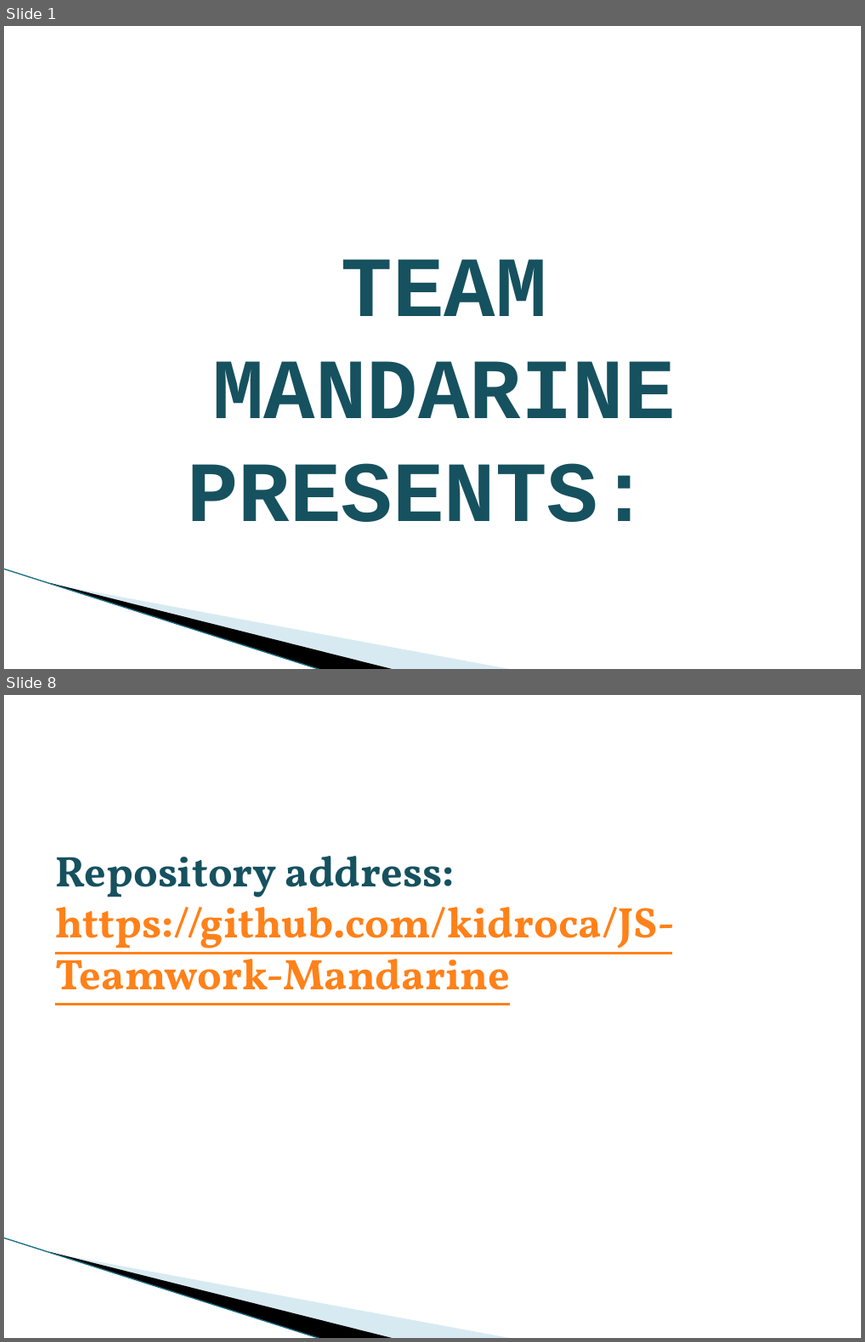
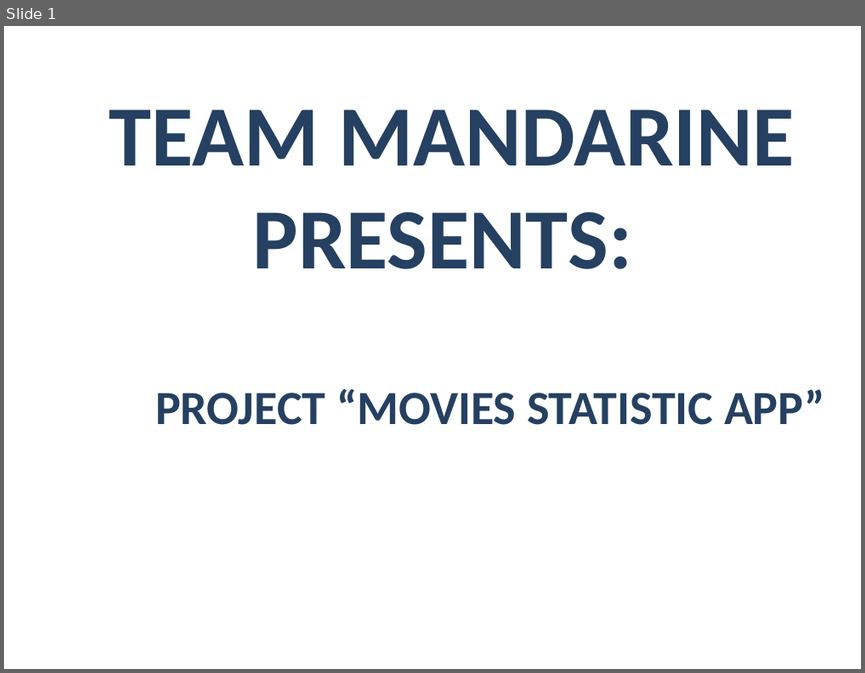
Before and after one commit to Acrelion/JS-Teamwork-Mandarine, a slide deck: Project Documentation/Presentation Mandarine.pptx. Shown one above the other, each under a label of ours: slides 1 and 8 before the commit, slide 1 after it; the slides between them are not shown. The pictures are 865x1342 and 865x673 pixels, drawn with LibreOffice and Linux fonts; fonts in the diff are those of the drawing; background and template pictures are left out. Boxes give left, top, right and bottom in pixels: in the first picture for what was removed or moved away, otherwise in the second. Text is boxed around its words. In the diff, an @@ line names an element or a change of style, - is before the commit and + after.

```diff
--- a/Project Documentation/Presentation Mandarine.pptx
+++ b/Project Documentation/Presentation Mandarine.pptx
@@ slide 8 removed at (4,695,861,1338), background #FFFFFF; not listed: 3 template elements that a slide beside it also shows @@
@@ title removed at (55,856,676,1005) @@
-Repository address:
-https://github.com/kidroca/JS-Teamwork-Mandarine
@@ slide 1 changed as well @@
@@ text "TEAM MANDARINE": place and size @@
-text "TEAM MANDARINE" at (187,259,675,522)
+text "TEAM MANDARINE" at (109,109,794,269)
@@ text "TEAM MANDARINE" at (109,109,794,269): font Courier New to Calibri, text colour #175160 to #254061, letter outline #23487C 0.71 pt to #5E457C 0.71 pt @@
@@ text added at (155,389,825,425), 40 pt, text #254061, bold @@
+PROJECT “MOVIES STATISTIC APP”
@@ line removed from (4, 568) to (322, 669) @@
@@ freeform shape removed at (49,582,396,669) @@
@@ freeform shape removed at (51,583,514,669) @@
```
Also in this commit, not shown: 2 other slides changed, 6 slides added, 5 other slides removed.
